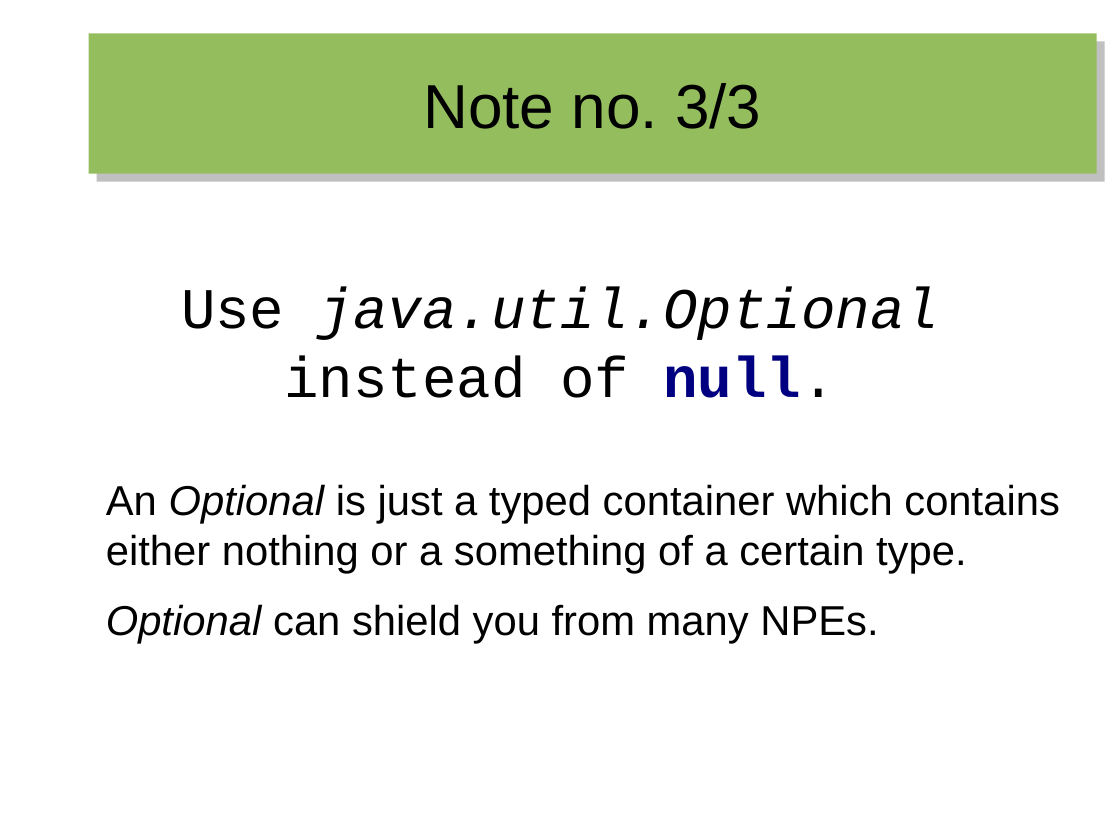
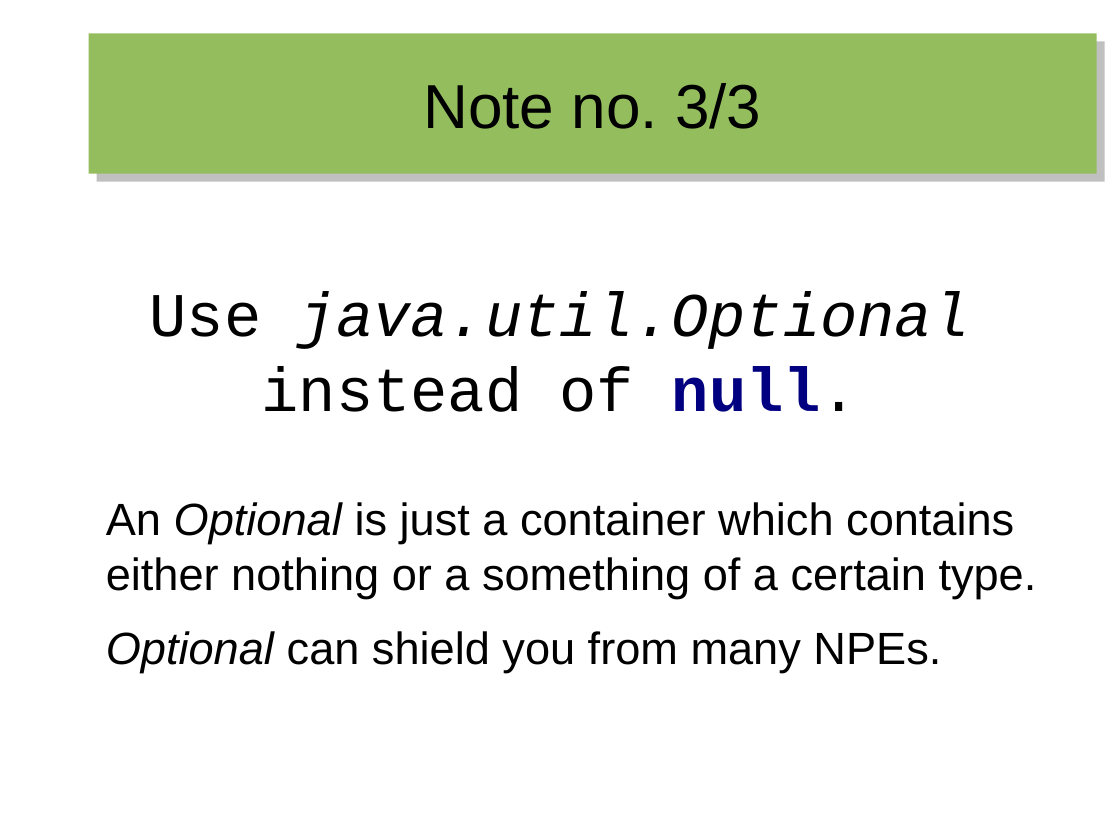
Before and after one commit to hermannhueck/reactive-mongo-access, a slide deck: slide 11 of Slides/2016-06_Reactive Mongo Access from Java 8.odp. Drawn at 1120x840 pixels with LibreOffice and Linux fonts; fonts in the diff are those of the drawing. Boxes give left, top, right and bottom in pixels: in the first picture for what was removed or moved away, otherwise in the second. Text is boxed around its words. In the diff, an @@ line names an element or a change of style, - is before the commit and + after.

```diff
--- a/Slides/2016-06_Reactive Mongo Access from Java 8.odp
+++ b/Slides/2016-06_Reactive Mongo Access from Java 8.odp
@@ text at (106,292,969,673): size 40.7 to 44 pt in "Use java.util.Optional instead of null."; size 29.6 to 32 pt in "Optional can shield you from many NPEs." @@
@@ text at (106,502,1037,598): text changed; size 29.6 to 32 pt @@
-An Optional is just a typed container which contains either nothing or a something of a certain type.
+An Optional is just a container which contains either nothing or a something of a certain type.
```
Also in this commit, not shown: 33 other slides changed, 4 slides added, 1 slide removed, 30 other files.
